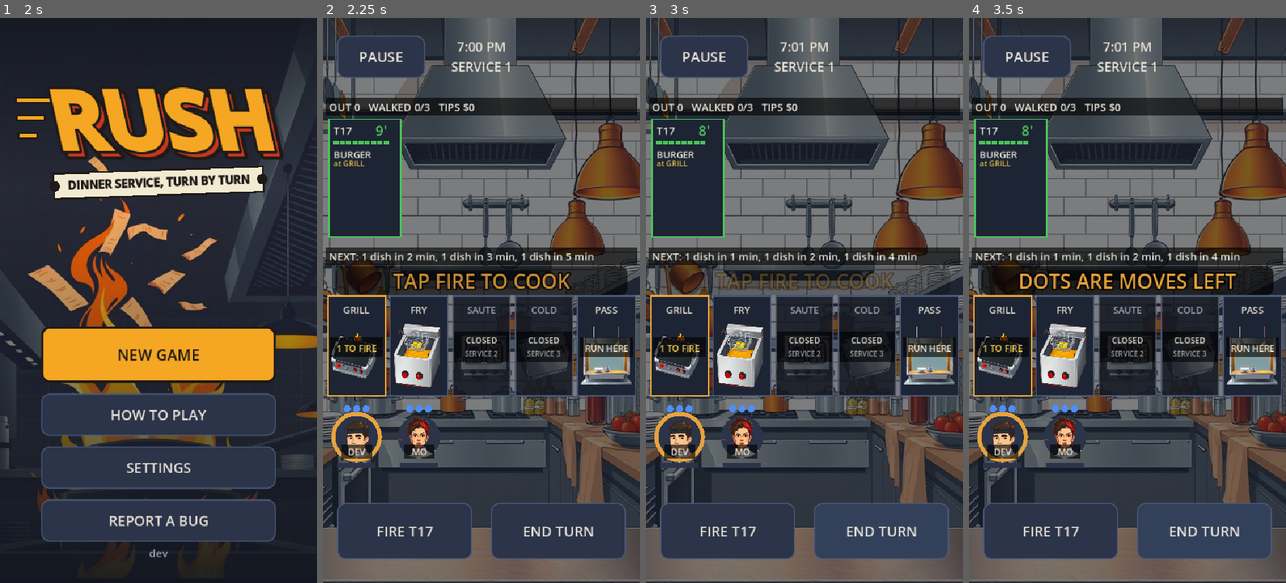
Above: before the commit, frames 1-4 (left to right).
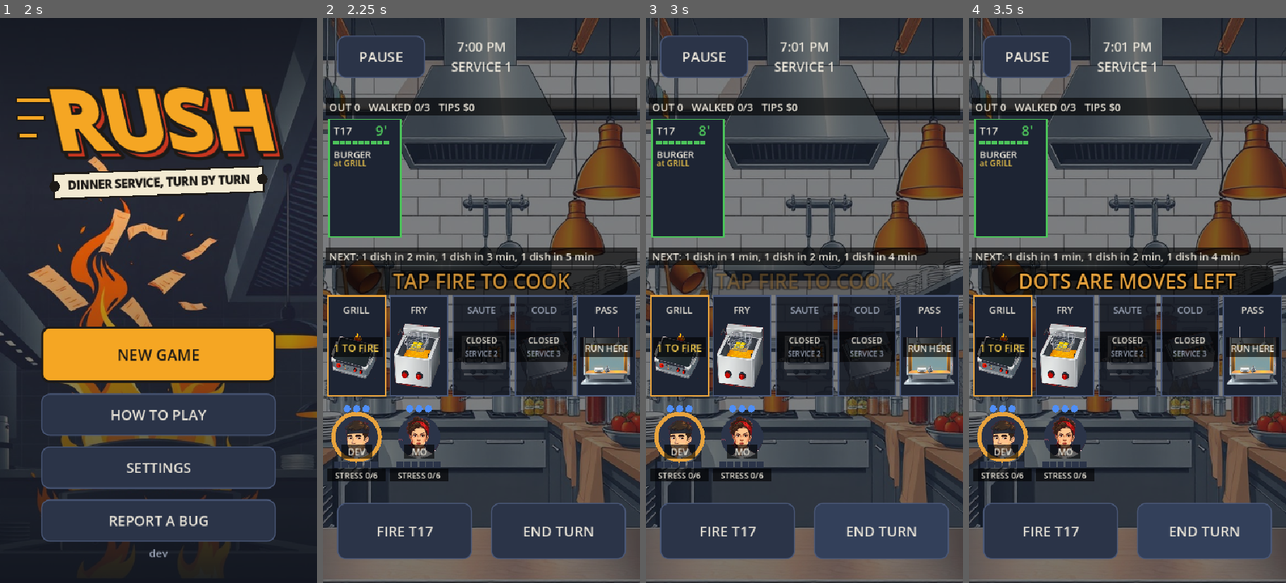
Above: after the commit, the same moments.

Repository: duffpowell-commits/Rush
Game: Godot game, scene res://scenes/boot.tscn
The game is run twice, just before and just after one commit, with the same random seed, the same clock (stepped at 60 frames per second) and the same inputs.
Inputs:
- Up to frame 1 (2 s): click "Skip splash" at 0.5 s; click "SKIP" at 1.25 s
- Up to frame 2 (2.25 s): click "NEW GAME" at 2 s
- Up to frame 3 (3 s): click "END TURN" at 2.75 s
- Up to frame 4 (3.5 s): no input

Frame 1 is identical in both runs. In frame 2, 1.0% of the frame differs, in the area x 1-40%, y 25-82%; in frame 3, 1.0%; in frame 4, 1.0%.

Commit message:
Blind review #3 fixes: stress meter + intro line, quit marker never covers a cook, NEW NIGHT says it restarts, tap +N MORE to page tickets, bigger text, Rush-only CONTROLS, SHOP NEW until opened
Co-Authored-By: Claude Opus 5.5 <noreply@anthropic.com>
Claude-Session: https://claude.ai/code/session_01V3sbxLu4c4oLEvnvp25i9E

Diff:
--- a/scripts/autoplay.gd
+++ b/scripts/autoplay.gd
@@ -349,6 +349,9 @@
 	await _frames(3)
 	var bought: bool = game.perks.has("meal") and game.cash == tips1 - 25 and _find("FAMILY MEAL") == null
 	await _click("DONE")
+	var shop_b: Button = _find("SHOP")
+	var new_gone: bool = shop_b != null and not shop_b.text.contains("NEW")   # looked once: no more NEW!
+	_check(new_gone, "SHOP NEW PASS (after a visit the button reads '%s')" % (shop_b.text if shop_b != null else "-"))
 	await _tray_checks(game, pst)
 	await _polish_checks(game)
 	await _click("NEXT SERVICE")
@@ -451,12 +454,13 @@
 		await _frames(1)
 		waited += 1
 	await _frames(10)
-	var guarded: bool = game.over and game.find_child("Reason", true, false) != null and _find("TRY AGAIN") == null   # a beat before it takes taps (stray board taps restarted the night)
+	var guarded: bool = game.over and game.find_child("Reason", true, false) != null and _find("NEW NIGHT") == null   # a beat before it takes taps (stray board taps restarted the night)
 	await get_tree().create_timer(1.2).timeout
 	_shot("gameover")
 	var reason: Node = game.find_child("Reason", true, false)
-	_check(guarded and game.over and _find("TRY AGAIN") != null and not get_node("/root/Save").exists() and reason != null and "WALKED" in reason.text,
-		"GAMEOVER PASS (game over screen says why, TRY AGAIN waits a beat, save cleared)")
+	var fresh: Node = game.find_child("Fresh", true, false)
+	_check(fresh != null and "service 1" in fresh.text and guarded and game.over and _find("NEW NIGHT") != null and not get_node("/root/Save").exists() and reason != null and "WALKED" in reason.text,
+		"GAMEOVER PASS (game over screen says why, NEW NIGHT waits a beat and says it starts at service 1, save cleared)")
 	await _click("TITLE")
 	await _wait_scene("Title")
 	await _frames(5)
@@ -966,6 +970,17 @@
 	game.field.queue_redraw()
 	await _frames(3)
 	var warn: String = game.end_btn.text
+	# The +N MORE badge pages the rail: a tap shows the 5th ticket first, BACK returns.
+	var first_id: int = game.rail_tickets()[0].id
+	var fifth_id: int = game.rail_tickets()[4].id
+	await _tap_at(game.field.get_global_transform() * game._more_rect.get_center())
+	var paged: bool = game.rail_off == 4 and game.rail_tickets()[0].id == fifth_id
+	game.field.queue_redraw()
+	await _frames(2)
+	await _shot("polish_rail_page")
+	await _tap_at(game.field.get_global_transform() * game._more_rect.get_center())
+	var back: bool = game.rail_off == 0 and game.rail_tickets()[0].id == first_id
+	_check(paged and back, "RAIL PAGE PASS (+2 MORE showed tickets 5-6, BACK returned to the most urgent)")
 	kk.crew[1].stress = kk.stress_cap - 1   # MO is one away and worked this turn: END TURN names her
 	kk.crew[1].acted = true
 	kk.crew[0].ap = 0
--- a/scripts/controls.gd
+++ b/scripts/controls.gd
@@ -12,6 +12,10 @@
 	"move_left": "MOVE LEFT", "move_right": "MOVE RIGHT", "move_up": "MOVE UP", "move_down": "MOVE DOWN",
 	"jump": "JUMP", "attack": "ATTACK", "dodge": "DODGE", "crouch": "CROUCH", "aim": "AIM", "pause": "PAUSE",
 }
+
+## The actions this game uses, in the CONTROLS sheet and the legend. Rush is all taps on the board
+## plus PAUSE; the template's move/jump/attack rows read as leftovers (blind review #3, Nov 26).
+const SHOWN := ["pause"]
 
 const PAD_NAMES := {
 	JOY_BUTTON_A: "A", JOY_BUTTON_B: "B", JOY_BUTTON_X: "X", JOY_BUTTON_Y: "Y",
--- a/scripts/game.gd
+++ b/scripts/game.gd
@@ -280,6 +280,7 @@
 
 func _new_service() -> void:
 	_pick_from = {}   # a station handoff only counts on the very next field tap
+	rail_off = 0
 	for ch in get_children():   # the new service's clock restarts at turn 0: so does a hint's wait
 		if ch.name.begins_with("Coach_"):
 			ch.set_meta("turn", 0)
@@ -490,6 +491,7 @@
 	var parts := k.score_parts()
 	var read := _house_reads(g)
 	_grade_sheet(g, parts, read, {"service": k.service, "served": k.served, "total": k.total, "walked": k.walked, "tips": k.tips})
+	_shop_opened = false
 	var shop := UI.button("", func(): open_shop())
 	shop.name = "ShopButton"
 	sheet_box.add_child(shop)
@@ -537,11 +539,15 @@
 	var b: Button = sheet_box.get_node_or_null("ShopButton") if sheet_box != null else null
 	if b != null:
 		var can := Upgrades.ORDER.any(func(id): return Upgrades.can_buy(id, cash, perks))
-		b.text = "SHOP ($%d)%s" % [cash, " NEW!" if can else ""]
+		b.text = "SHOP ($%d)%s" % [cash, " NEW!" if can and not _shop_opened else ""]   # NEW until you've looked
+
+
+var _shop_opened := false   # the SHOP button says NEW! until it's opened after a service
 
 
 ## Spend banked tips on upgrades for the rest of tonight. Each one is bought once.
 func open_shop() -> void:
+	_shop_opened = true
 	var box := UI.sheet(self, 500)
 	box.add_child(UI.label("KITCHEN SHOP", 30, UI.ACCENT))
 	box.add_child(UI.label("Bank: $%d. Upgrades last all night." % cash, 20, UI.DIM))
@@ -795,7 +801,13 @@
 func rail_tickets() -> Array:
 	var shown: Array = k.tickets.duplicate()
 	shown.sort_custom(func(a, b): return a.time < b.time)
-	return shown
+	if rail_off >= shown.size():
+		rail_off = 0   # the page emptied out: back to the most urgent
+	return shown.slice(rail_off) if rail_off > 0 else shown
+
+
+var rail_off := 0         # first rail card shown: tap the +N MORE badge to page past the first four
+var _more_rect := Rect2()  # where that badge was drawn, for the tap
 
 
 func ticket_rect(i: int) -> Rect2:
@@ -866,6 +878,11 @@
 func tap(p: Vector2) -> void:
 	var pf := _pick_from   # only the very next tap can use it
 	_pick_from = {}
+	if _more_rect.has_area() and _more_rect.has_point(p):   # page the rail
+		rail_off = rail_off + 4 if rail_tickets().size() > 4 else 0
+		get_node("/root/Audio").sfx("click")
+		_after_move()
+		return
 	var rail := rail_tickets()
 	for i in mini(rail.size(), 4):
 		if ticket_rect(i).has_point(p):   # pick this table to cook first; tap again to unpick
@@ -1048,17 +1065,23 @@
 			var sub: String = {"wait": "at " + Kitchen.station_of(it.dish), "cooking": "cooking", "carried": "on the pass", "served": "served"}[it.state]
 			var sc: Color = UI.key("warn") if it.state == "wait" else (UI.key("info") if it.state != "served" else UI.DIM)
 			f.draw_string(font, Vector2(r.position.x + 8, iy + 14), sub,
-				HORIZONTAL_ALIGNMENT_LEFT, r.size.x - 12, UI.font_size(13), sc)
+				HORIZONTAL_ALIGNMENT_LEFT, r.size.x - 12, UI.font_size(14), sc)
 			iy += DISH_ROW
 	_plate(f, Rect2(pad - 6, y0 + 218, f.size.x - 2 * pad + 12, 30))
 	var more_w := 0.0
-	if shown.size() > 4:   # tickets past the fourth card: a badge on the NEXT bar, red when one of them is red
-		var hid: Array = shown.slice(4)
-		var hot := hid.any(func(t): return t.time <= 2)
-		var mt := ("+%d MORE!" if hot else "+%d MORE") % hid.size()   # hot: a "!" as well as red
+	_more_rect = Rect2()
+	if shown.size() > 4 or rail_off > 0:   # a tappable badge: page on to the hidden tickets, or back to the first ones
+		var all_t: Array = k.tickets.duplicate()
+		all_t.sort_custom(func(a, b): return a.time < b.time)
+		var hid: Array = shown.slice(4) if shown.size() > 4 else all_t.slice(0, rail_off)
+		var hot := hid.any(func(t): return t.time <= 2)   # red when a ticket off screen is about to walk
+		var mt := ("+%d MORE" % hid.size()) if shown.size() > 4 else "BACK"
+		if hot:
+			mt += "!"   # hot: a "!" as well as red
 		more_w = font.get_string_size(mt, HORIZONTAL_ALIGNMENT_LEFT, -1, UI.font_size(16)).x + 16
 		var mr := Rect2(f.size.x - pad - more_w, y0 + 220, more_w, 26)
 		f.draw_rect(mr, UI.key("bad") if hot else UI.key("warn"))
+		_more_rect = mr.grow(8.0)   # a bit of slack for a thumb
 		f.draw_string(font, mr.position + Vector2(0, 19), mt, HORIZONTAL_ALIGNMENT_CENTER, more_w, UI.font_size(16), UI.BG)
 	_plate(f, Rect2(pad - 6, y0 - 36, f.size.x - 2 * pad + 12, 30))   # busy kitchen wall behind: text sits on plates
 	f.draw_string(font, Vector2(pad, y0 - 14), "OUT %d   WALKED %d/%d   TIPS $%d" % [score, k.walked, lives_max, k.tips],
@@ -1118,8 +1141,8 @@
 						waiting += 1
 			if waiting > 0:   # work waiting here: what to FIRE, and how much
 				_plate(f, Rect2(r.position.x + 4, r.get_center().y - 14, r.size.x - 8, 32))
-				f.draw_string(font, r.get_center() + Vector2(-r.size.x / 2, 10), _fit(font, "%d TO FIRE" % waiting, "FIRE %d" % waiting, r.size.x - 8, 15),
-					HORIZONTAL_ALIGNMENT_CENTER, r.size.x, UI.font_size(15), UI.key("warn"))
+				f.draw_string(font, r.get_center() + Vector2(-r.size.x / 2, 10), _fit(font, "%d TO FIRE" % waiting, "FIRE %d" % waiting, r.size.x - 8, 17),
+					HORIZONTAL_ALIGNMENT_CENTER, r.size.x, UI.font_size(17), UI.key("warn"))
 		elif i == Kitchen.PASS_IX:
 			for w in mini(k.window.size(), 3):   # plates up on the window, waiting for a runner
 				_draw_fit(f, ART_DISHES[k.window[w].dish], Rect2(r.position.x + 4 + w * 28, r.position.y + 34, 34, 34))
@@ -1131,7 +1154,9 @@
 	for c in k.crew.size():
 		var cr: Dictionary = k.crew[c]
 		var pos := cook_pos(c)
-		if cr.out:   # an empty spot where they stood: name + WALKED OUT, right where you'd look for them
+		if cr.out:   # an empty spot where they stood: name + QUIT, right where you'd look for them
+			if k.crew.any(func(o): return not o.out and cook_pos(k.crew.find(o)).distance_to(pos) < COOK_R * 2.0):
+				continue   # a working cook stands here now: never cover them (blind review #3)
 			f.draw_circle(pos, COOK_R, Color(0.08, 0.09, 0.12, 0.85))
 			f.draw_arc(pos, COOK_R, 0.0, TAU, 32, UI.key("bad"), 2.0)
 			f.draw_string(font, pos + Vector2(-COOK_R - 20, -2), cr.name, HORIZONTAL_ALIGNMENT_CENTER, COOK_R * 2 + 40, UI.font_size(15), UI.DIM)
@@ -1148,13 +1173,21 @@
 			f.draw_string(font, pos + Vector2(-COOK_R, 7), cr.name, HORIZONTAL_ALIGNMENT_CENTER, COOK_R * 2, UI.font_size(18), ink)
 		for a in cr.ap:   # action pips
 			f.draw_circle(pos + Vector2(-16 + a * 16, -COOK_R - 12), 6.0, UI.key("info"))
-		var sw := 64.0
-		var frac := float(cr.stress) / k.stress_cap
-		f.draw_rect(Rect2(pos.x - sw / 2, pos.y + COOK_R + 8, sw, 8), Color("2b3448"))
-		f.draw_rect(Rect2(pos.x - sw / 2, pos.y + COOK_R + 8, sw * frac, 8), UI.key("bad" if frac >= 0.6 else "warn"))
-		if cr.stress >= k.stress_cap - 2 and cr.hand.is_empty():   # close to quitting: in words, under the bar
-			_plate(f, Rect2(pos.x - 40, pos.y + COOK_R + 18, 80, 22))
-			f.draw_string(font, Vector2(pos.x - 40, pos.y + COOK_R + 35), "TIRED", HORIZONTAL_ALIGNMENT_CENTER, 80, UI.font_size(15), UI.key("bad"))
+		# Stress: one box per point up to the cap (full = they quit), and the count in words under it.
+		# Blind review #3: the thin bar went unseen, and stress is what loses most first nights.
+		var cap: int = maxi(1, k.stress_cap)
+		var sw := 76.0
+		var seg := sw / cap
+		var tired: bool = cr.stress >= k.stress_cap - 2
+		var tone := "bad" if tired else ("warn" if cr.stress > 0 else "good")
+		for b in cap:
+			var box := Rect2(pos.x - sw / 2 + b * seg, pos.y + COOK_R + 6, seg - 2, 10)
+			f.draw_rect(box, UI.key(tone) if b < cr.stress else Color("2b3448"))
+		if cr.hand.is_empty():   # (a carried plate's name sits here instead)
+			_plate(f, Rect2(pos.x - 50, pos.y + COOK_R + 18, 100, 22))
+			var sl := ("TIRED %d/%d" if tired else "STRESS %d/%d") % [cr.stress, cap]
+			f.draw_string(font, Vector2(pos.x - 50, pos.y + COOK_R + 35), sl, HORIZONTAL_ALIGNMENT_CENTER, 100,
+				UI.font_size(14), UI.key(tone) if cr.stress > 0 else ink)
 		if not cr.hand.is_empty():   # the plate in hand, on the cook's shoulder, plus its name
 			_draw_fit(f, ART_DISHES[cr.hand.dish], Rect2(pos + Vector2(COOK_R - 18, -COOK_R - 6), Vector2(40, 40)))
 			_plate(f, Rect2(pos + Vector2(-50, COOK_R + 22), Vector2(100, 24)))
@@ -1213,7 +1246,10 @@
 	reason.name = "Reason"
 	sheet_box.add_child(reason)
 	sheet_box.add_child(UI.label("Service %d, %d tickets out tonight" % [level, score], 22))
-	var again := MenuArt.primary(UI.button("TRY AGAIN", func(): get_node("/root/Loader").go("res://scenes/game.tscn"), 88))
+	var fresh := UI.label("A new night starts back at service 1.", 20, UI.DIM)   # say it: the lost night's progress is gone
+	fresh.name = "Fresh"
+	sheet_box.add_child(fresh)
+	var again := MenuArt.primary(UI.button("NEW NIGHT", func(): get_node("/root/Loader").go("res://scenes/game.tscn"), 88))
 	var title := UI.button("TITLE", quit_to_title)
 	sheet_box.add_child(again)
 	sheet_box.add_child(title)
--- a/scripts/intro.gd
+++ b/scripts/intro.gd
@@ -8,7 +8,7 @@
 const CARDS := [
 	"Friday. 7 PM.\nThe rail is filling up.",
 	"Every ticket has a clock.\nGet the food out before it hits zero.",
-	"Walk three tables and the night is over.\n\nHeard?",
+	"Walk three tables and the night is over.\nPush your cooks too hard and they quit.\n\nHeard?",
 ]
 
 var i := 0
--- a/scripts/settings_sheet.gd
+++ b/scripts/settings_sheet.gd
@@ -104,7 +104,7 @@
 	box.add_child(UI.label("CONTROLS", 28, UI.ACCENT))
 	var hint := UI.label("Tap an action, then press a key or pad button", 18, UI.DIM)
 	box.add_child(hint)
-	for a in c.ACTIONS:
+	for a in c.SHOWN:
 		var b := UI.button(c.ACTIONS[a] + ": " + c.describe(a), Callable(), 64)
 		b.name = a
 		b.pressed.connect(func():
Binary file added: docs/renders/flow_polish_rail_page.png
Binary file changed: docs/renders/flow_polish_tired.png
Not shown, changed: CLAUDE.md
